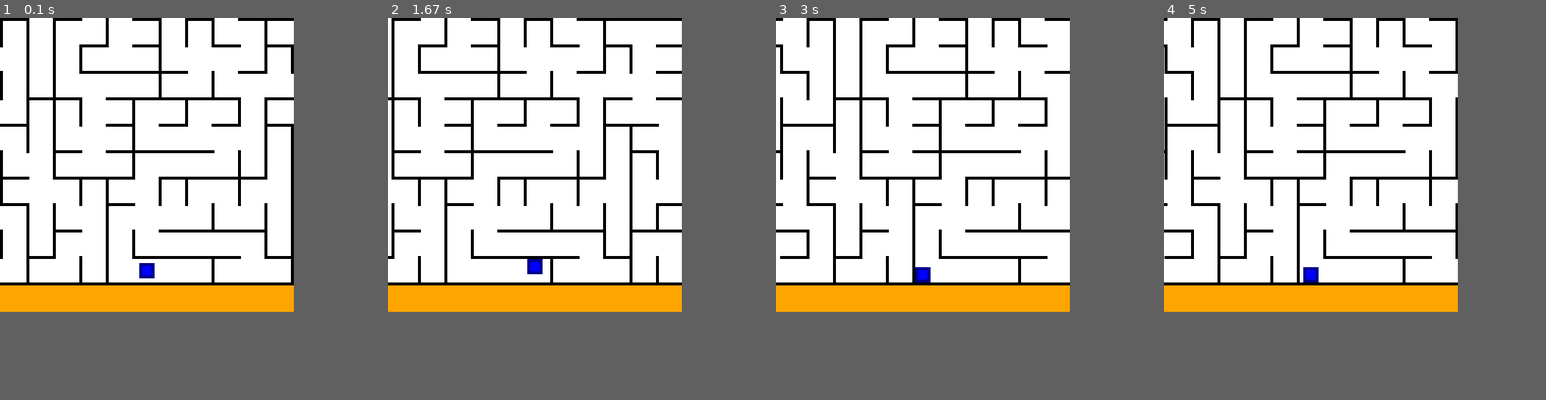
Above: before the commit, frames 1-4 (left to right).
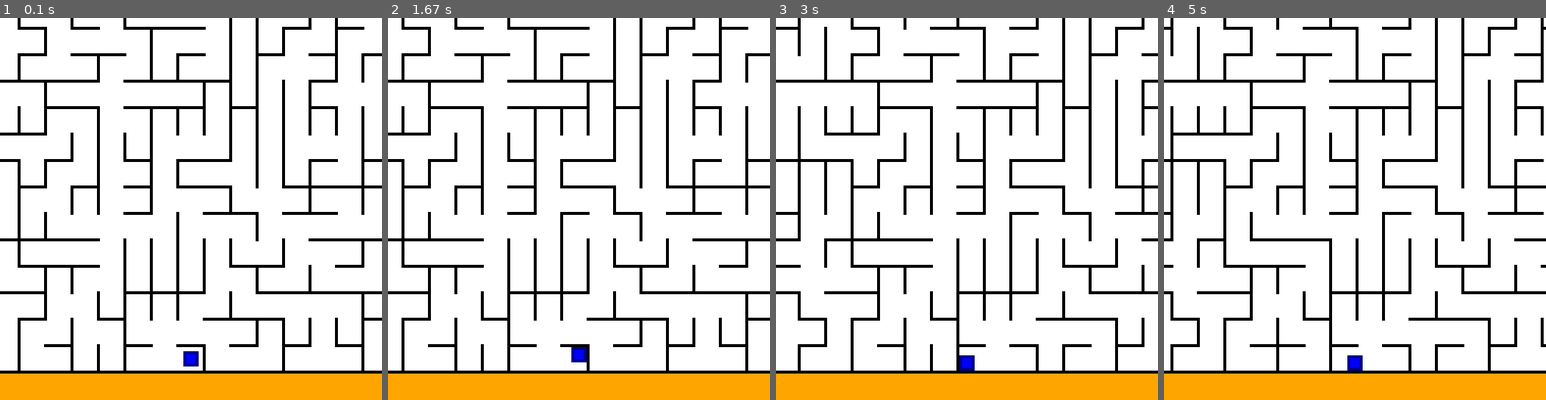
Above: after the commit, the same moments.

Repository: ZaChuChu/Pygame-Games
Game: pygame game, started from CameraMazeGame/main.py
The game is run twice, just before and just after one commit, with the same random seed, the same clock (stepped at 60 frames per second) and the same inputs.
Inputs:
- Up to frame 1 (0.1 s): no input
- Up to frame 2 (1.67 s): hold Right 0.33-0.8 s; hold Up 0.83-1.13 s
- Up to frame 3 (3 s): hold Left 1.67-2.2 s; hold Down 2.23-2.53 s; hold Left 2.57-2.97 s
- Up to frame 4 (5 s): hold Up 3-3.37 s; hold Right 3.4-4.03 s; hold Down 4.07-4.43 s; hold Left 4.47-4.93 s; hold Right from 4.97 s (still down)
In our replay, the window is 500x500 before the commit and 650x650 after it. These sizes can differ from the game's own. Grey fills any space a smaller window leaves; there, only what the larger window draws over its background counts as a difference.

The runs differ from the first frame. In frame 1, 28% of the frame differs, in the area x 0-100%, y 0-100%; in frame 2, 28%; in frame 3, 28%; in frame 4, 29%.

Commit message:
Added win condition, fixed bug with diagnol movement not removing all horizontal walls no longer on the screen

Diff:
--- a/CameraMazeGame/main.py
+++ b/CameraMazeGame/main.py
@@ -6,12 +6,12 @@
 
 def main():
 
-    screenHeight = 500
-    screenWidth = 500
+    screenHeight = 650
+    screenWidth = screenHeight
 
     wallLength = 50
     wallWidth = int(wallLength * .1)
-    rows = 30
+    rows = 40
     cols = rows
     wallOffset = wallLength - wallWidth
     margin = wallOffset
@@ -77,17 +77,12 @@
                 else:
                     verticalWalls = []
 
-                print(player.relativeX, player.relativeY, playerSpeed)
-                print(player.rect.x, player.rect.y, player.rect.width, player.rect.height)
-                print("Horizontal")
-                print(horizontalMovement)
-                print([f"{wall.x}, {wall.y}, {wall.width}, {wall.height}" for wall in horizontalWalls])
-                print("Vertical")
-                print(verticalMovement)
-                print([f"{wall.x}, {wall.y}, {wall.width}, {wall.height}" for wall in verticalWalls])
                 player.movePlayer(xChange, yChange, horizontalWalls, verticalWalls)
-                # maze.randomize(*player.playerRandomizeInfo())
+                maze.randomize(*player.playerRandomizeInfo())
                 maze.setWallTiles(*player.absoluteScreenEdges())
+                if maze.didWin(player.rect):
+                    gameOver = True
+                    endTime = time()
 
             screen.fill("orange")
             maze.draw(screen)
@@ -119,6 +114,7 @@
                 maze.startMaze()
                 playerStartX = margin + wallWidth + wallOffset * maze.getEntrance() + (wallOffset - wallWidth - playerWidth) // 2
                 player.moveTo(playerStartX, playerStartY)
+                maze.setWallTiles(*player.absoluteScreenEdges())
 
 
 if __name__ == "__main__": main()
--- a/CameraMazeGame/maze.py
+++ b/CameraMazeGame/maze.py
@@ -22,15 +22,16 @@
         self.height = segmentWidth + self.segmentOffset * rows
         self.background = Rect(xOffset, yOffset, self.width, self.height)
         self.graph = MazeGraph(self.rows, self.cols)
-        self.maxTileRows = screenHeight // self.segmentOffset + 3
-        self.maxTileCols = screenWidth // self.segmentOffset + 3
+        self.maxTileRows = (screenHeight - 1) // self.segmentOffset + 2
+        self.maxTileCols = (screenWidth - 1) // self.segmentOffset + 2
         self.verticalWallTiles = [[Tile(Rect(0, 0, self.segmentWidth, self.segmentLength)) for col in range(self.maxTileCols)] for row in range(self.maxTileRows)]
         self.horizontalWallTiles = [[Tile(Rect(0, 0, self.segmentLength, self.segmentWidth)) for col in range(self.maxTileCols)] for row in range(self.maxTileRows)]
         self.prevVerticalRowEnd = self.maxTileRows - 1
         self.prevVerticalColEnd = self.maxTileCols - 1
         self.prevHorizontalRowEnd = self.maxTileRows - 1
         self.prevHorizontalColEnd = self.maxTileCols - 1
-        self.winTile = Tile(Rect(0, 0, self.segmentOffset - self.segmentWidth, self.segmentOffset - self.segmentWidth))
+        self.winTile = Tile(Rect(0, yOffset + segmentLength // 5 * 2, segmentLength // 5, segmentLength // 5))
+        self.outLine = Rect(0, yOffset + segmentLength // 5 * 2 - 4, segmentLength // 5 + 8, segmentLength // 5 + 8)
         self.startMaze()
 
     def startMaze(self):
@@ -110,6 +111,14 @@
                 if wallObj.display:
                     draw.rect(screen, "black", wallObj.rect)
 
+        if self.winTile.display:
+            draw.rect(screen, "green", self.winTile.rect)
+            draw.rect(screen, "dark green", self.outLine, 4)
+
+    def didWin(self, playerRect):
+        if self.winTile.display:
+            return playerRect.contains(self.winTile.rect)
+
     def getVerticalMovementWalls(self, left, top, right, bottom, direction):
         if direction < 0 and top % self.segmentOffset < self.segmentWidth and top > self.segmentOffset:
             verticalRowStart = (top // self.segmentOffset) - 1
@@ -219,15 +228,25 @@
                     wallObj.display = False
 
         for row in range(horizontalRowEnd - horizontalRowStart + 1, self.prevHorizontalRowEnd + 1):
-            for col in range(self.prevHorizontalColEnd + 1):
+            for col in range(self.maxTileCols):
                 self.horizontalWallTiles[row][col].display = False
 
         for col in range(horizontalColEnd - horizontalColStart + 1, self.prevHorizontalColEnd + 1):
-            for row in range(self.prevVerticalRowEnd + 1):
+            for row in range(self.maxTileRows):
                 self.horizontalWallTiles[row][col].display = False
 
         self.prevHorizontalRowEnd = horizontalRowEnd - horizontalRowStart
         self.prevHorizontalColEnd = horizontalColEnd - horizontalColStart
+
+        if horizontalRowStart == 0 and verticalColStart <= self.exitColumn <= verticalColEnd:
+            self.winTile.display = True
+            self.winTile.rect.x = self.exitColumn  * self.segmentOffset + self.segmentLength // 5 * 2 + self.xOffset - screenLeft
+            self.winTile.rect.y = self.yOffset + self.segmentLength // 5 * 2 - screenTop
+            self.outLine.x = self.exitColumn  * self.segmentOffset + self.segmentLength // 5 * 2 - 4 + self.xOffset - screenLeft
+            self.outLine.y = self.yOffset + self.segmentLength // 5 * 2 - screenTop - 4
+        else:
+            self.winTile.display = False
+
 
         self.background.x = max(0, self.xOffset - screenLeft)
         self.background.y = max(0, self.yOffset - screenTop)
--- a/CameraMazeGame/mazeGraph.py
+++ b/CameraMazeGame/mazeGraph.py
@@ -58,13 +58,13 @@
 
         random.shuffle(self.mst)
 
-        lowerPercent = .01
-        upperPercent = .03
+        lowerPercent = .003
+        upperPercent = .007
 
         for edge in self.mst[:random.randint(int(self.edgeCount * lowerPercent), int(self.edgeCount * upperPercent))]:
             edge.weight = random.randint(1, self.maxWeight)
 
-        for edge in self.edges[self.edgeCount - (max(self.rows, self.cols) // 4):]:
+        for edge in self.edges[self.edgeCount - (max(self.rows, self.cols) // 25):]:
             edge.weight = random.randint(1, self.maxWeight)
 
         self.edges.sort()
--- a/CameraMazeGame/player.py
+++ b/CameraMazeGame/player.py
@@ -55,8 +55,10 @@
             self.setRectYPos()
 
     def moveTo(self, newX, newY):
-        self.rect.x = newX
-        self.rect.y = newY
+        self.relativeX = newX
+        self.relativeY = newY
+        self.setRectXPos()
+        self.setRectYPos()
 
     def setRectXPos(self):
         if self.relativeX < self.lowerXBound:
